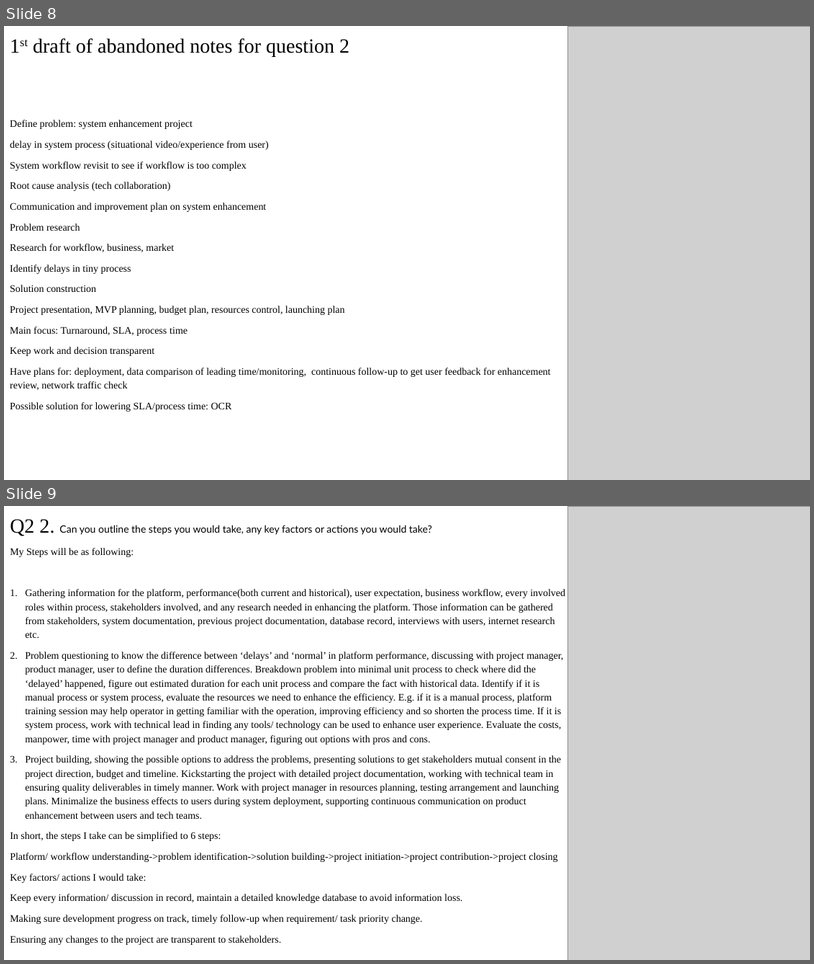
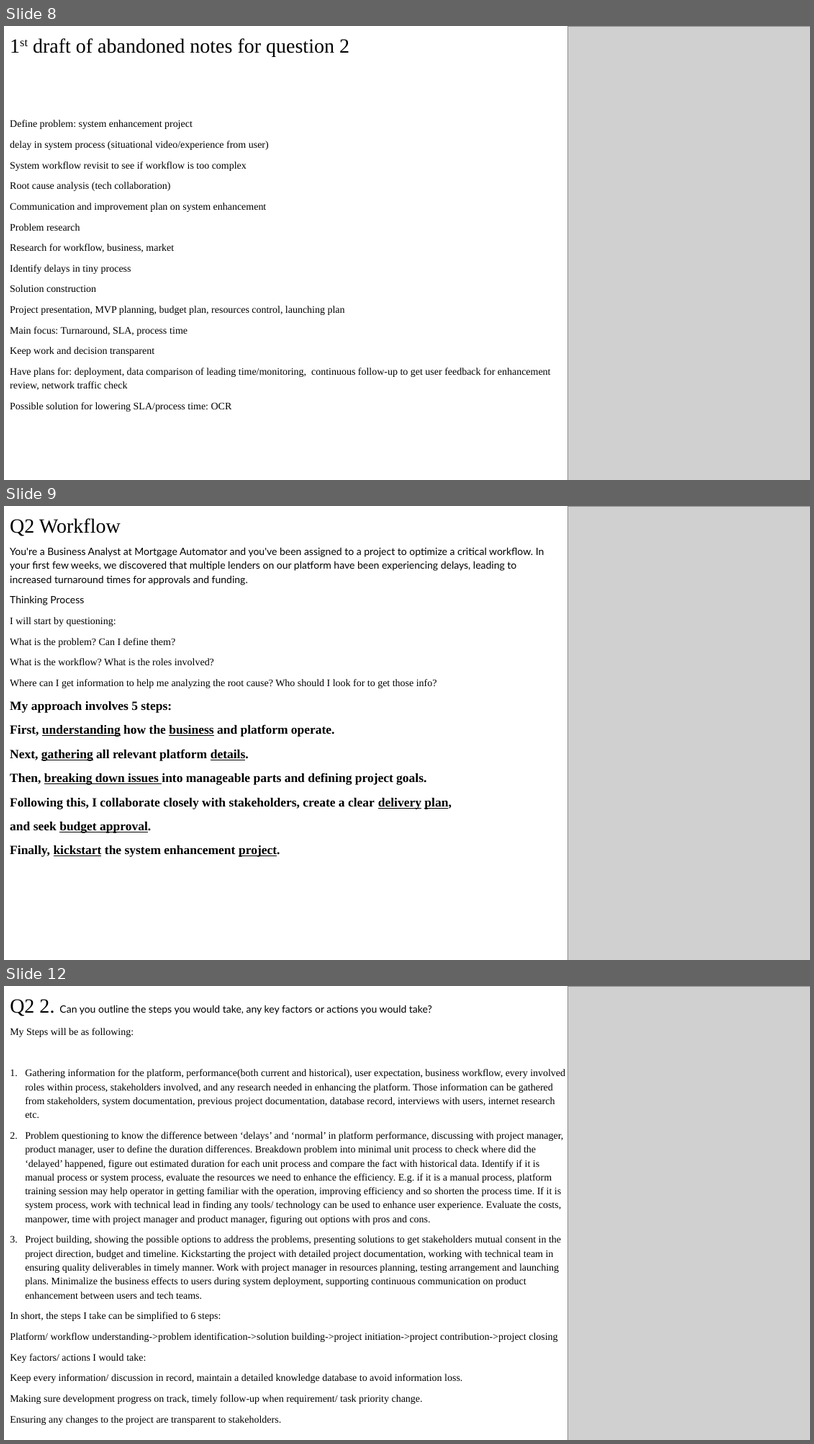
Before and after one commit to franco05hk/Business-Analyst-Project, a slide deck: Abandoned Notes/Abandoned Notes.pptx. Shown one above the other, each under a label of ours: slides 8 and 9 before the commit, slides 8, 9 and 12 after it; the slides between them are not shown. The pictures are 814x964 and 814x1444 pixels, drawn with LibreOffice and Linux fonts; fonts in the diff are those of the drawing; grey boxes stand for pictures. Boxes give left, top, right and bottom in pixels: in the first picture for what was removed or moved away, otherwise in the second. Text is boxed around its words. In the diff, an @@ line names an element or a change of style, - is before the commit and + after.

```diff
--- a/Abandoned Notes/Abandoned Notes.pptx
+++ b/Abandoned Notes/Abandoned Notes.pptx
@@ slide 9 added at box(4, 506, 810, 960), background #FFFFFF @@
@@ text added at box(10, 518, 545, 857), 12 pt, text #000000 @@
+Q2 Workflow
+You're a Business Analyst at Mortgage Automator and you've been assigned to a project to optimize a critical workflow. In your first few weeks, we discovered that multiple lenders on our platform have been experiencing delays, leading to increased turnaround times for approvals and funding.
+Thinking Process
+I will start by questioning:
+What is the problem? Can I define them?
+What is the workflow? What is the roles involved?
+Where can I get information to help me analyzing the root cause? Who should I look for to get those info?
+My approach involves 5 steps:
+First, understanding how the business and platform operate.
+Next, gathering all relevant platform details.
+Then, breaking down issues into manageable parts and defining project goals.
+Following this, I collaborate closely with stakeholders, create a clear delivery plan,
+and seek budget approval.
+Finally, kickstart the system enhancement project.
@@ picture added at box(568, 506, 810, 960) @@
@@ what was slide 9 is now slide 12 @@
```
Also in this commit, not shown: 2 other slides added, 1 other file.
